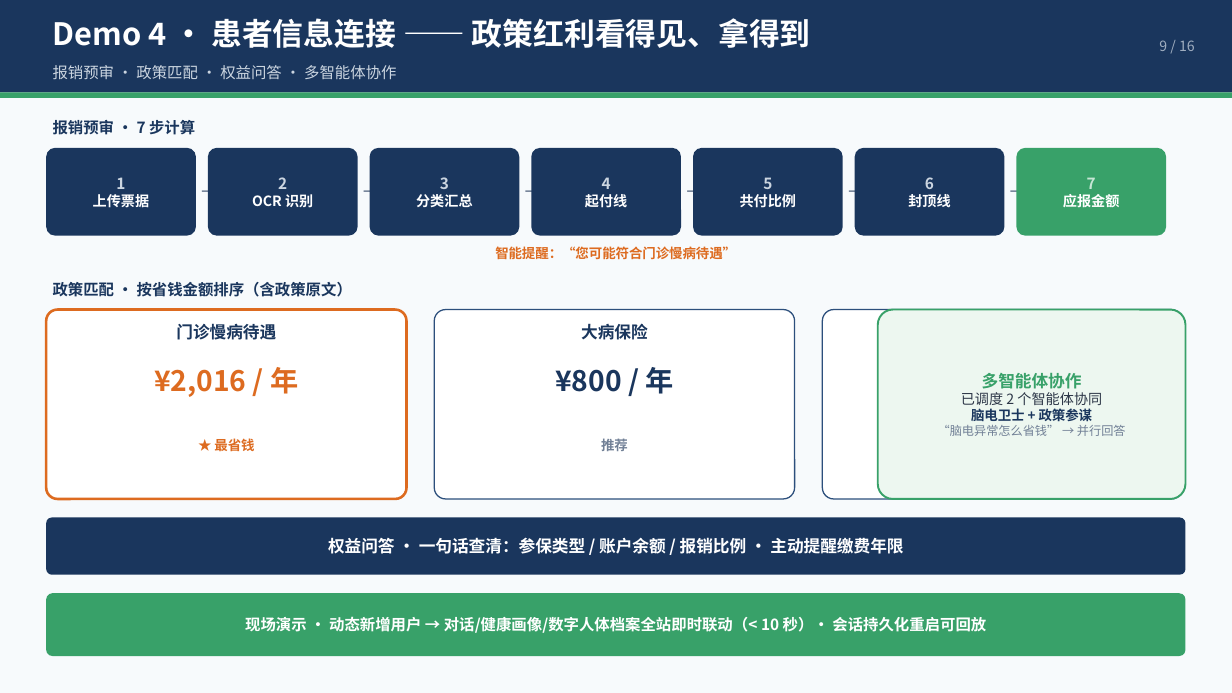
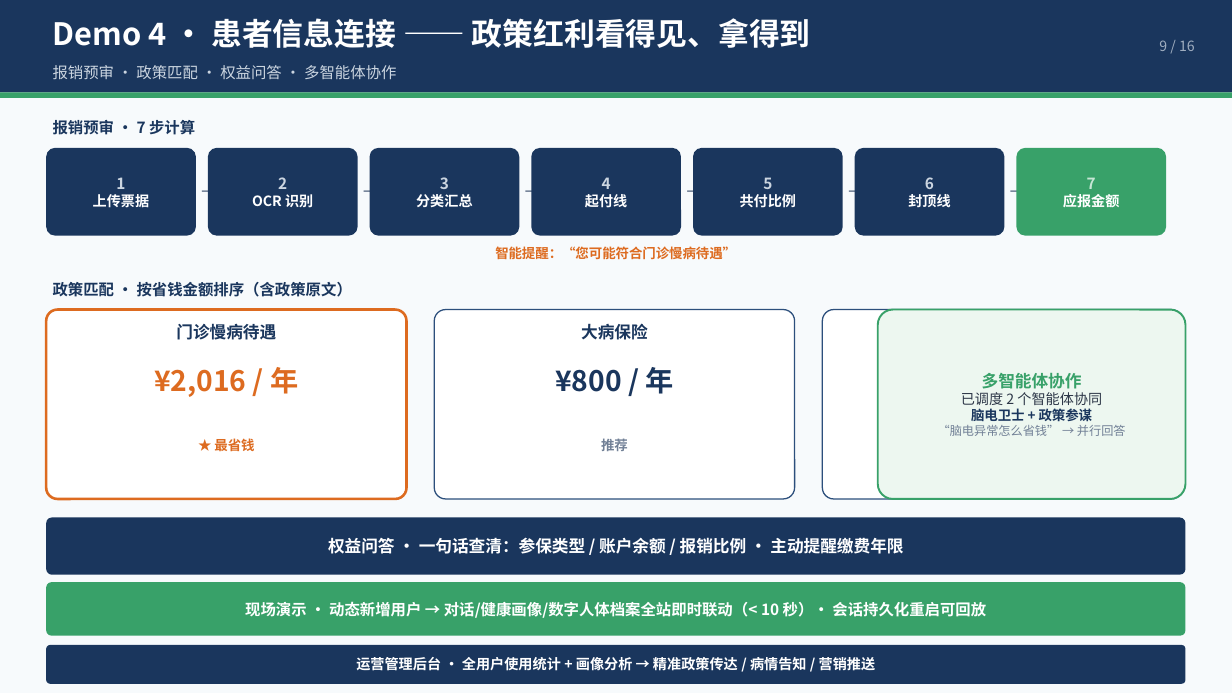
Before and after one commit to yigenfeng0707-netizen/medsignal-agent, a slide deck: slide 9 of docs/MedSignal.pptx. Drawn at 1232x693 pixels with LibreOffice and Linux fonts; fonts in the diff are those of the drawing. Boxes give left, top, right and bottom in pixels: in the first picture for what was removed or moved away, otherwise in the second. Text is boxed around its words. In the diff, an @@ line names an element or a change of style, - is before the commit and + after.

Commit message:
docs(deliverables): PPT 双版本 + 1080p 配音 demo 成片 + 视频制作管线源码
- MedSignal.pptx 重新生成：Demo 4 页新增运营管理后台条目
- 新增 MedSignal-v2.pptx（AI 辅助设计版）
- 新增 MedSignal_demo_1080p.mp4（90 秒配音字幕版，与 4K 版互补）
- video-demo: Remotion 4K 渲染源码 + remake TTS 配音管线脚本
- .gitignore: 忽略 remake 可再生产物（tts/segments/scenes/audio/output）

```diff
--- a/docs/MedSignal.pptx
+++ b/docs/MedSignal.pptx
@@ rounded rectangle "现场演示 · 动态新增用户 → 对话/健康画像/数字人体档案全站即时联动（< ...": place and size @@
-rounded rectangle "现场演示 · 动态新增用户 → 对话/健康画像/数字人体档案全站即时联动（< ..." at (46, 593, 1186, 656)
+rounded rectangle "现场演示 · 动态新增用户 → 对话/健康画像/数字人体档案全站即时联动（< ..." at (46, 582, 1186, 636)
@@ rounded rectangle added at (46, 645, 1186, 684), fill #1A365D, 11 pt, text #FFFFFF, bold @@
+运营管理后台 · 全用户使用统计 + 画像分析 → 精准政策传达 / 病情告知 / 营销推送
```
Also in this commit, not shown: 26 other files.
